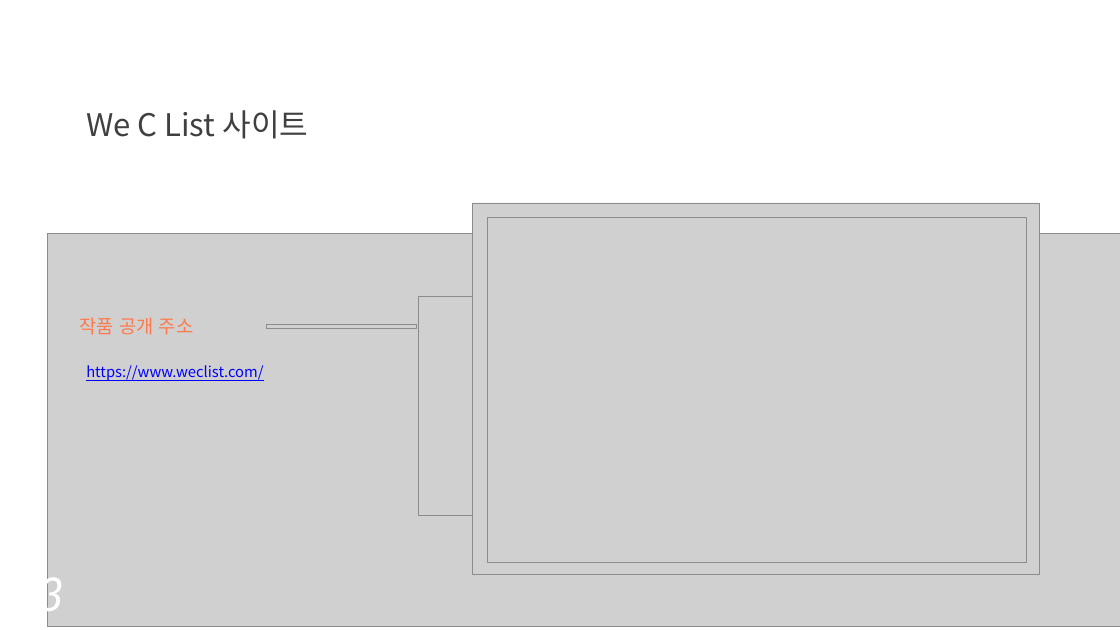
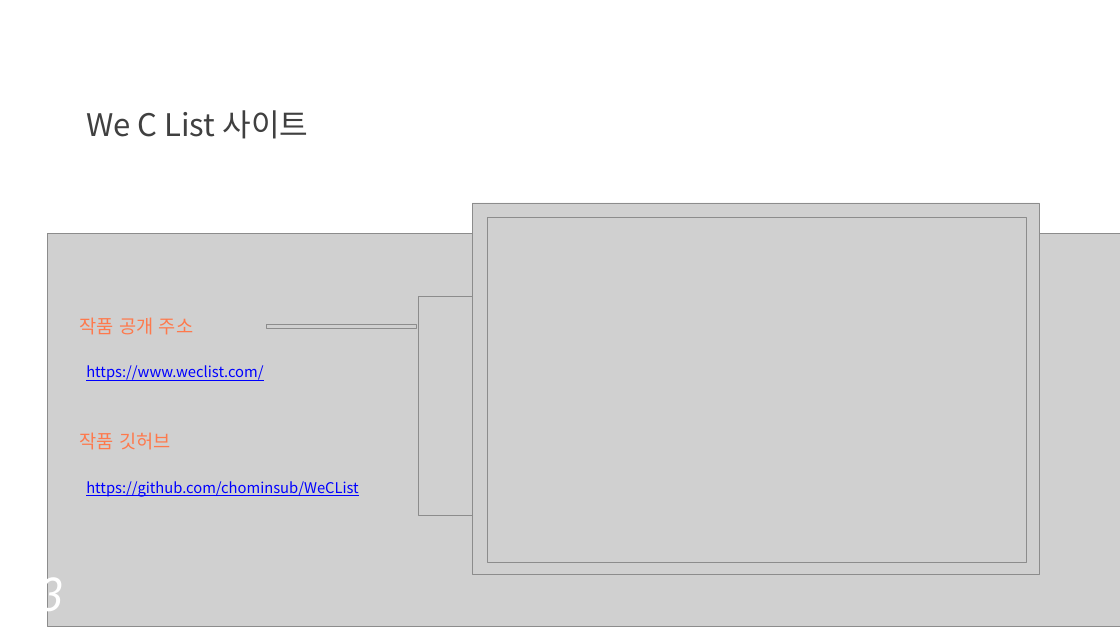
Before and after one commit to chominsub/chominsub, a slide deck: slide 13 of 조민섭_포트폴리오.pptx (slide 9 before the commit). Drawn at 1120x630 pixels with LibreOffice and Linux fonts; fonts in the diff are those of the drawing; grey boxes stand for pictures. Boxes give left, top, right and bottom in pixels: in the first picture for what was removed or moved away, otherwise in the second. Text is boxed around its words. In the diff, an @@ line names an element or a change of style, - is before the commit and + after.

```diff
--- a/조민섭_포트폴리오.pptx
+++ b/조민섭_포트폴리오.pptx
@@ text added at box(80, 432, 171, 450), 24 pt, text #FE794C @@
+작품 깃허브
@@ text added at box(86, 481, 359, 497), 19 pt, text #0000FF, underline @@
+https://github.com/chominsub/WeCList
```
Also in this commit, not shown: 1 other slide changed, 4 slides added.
